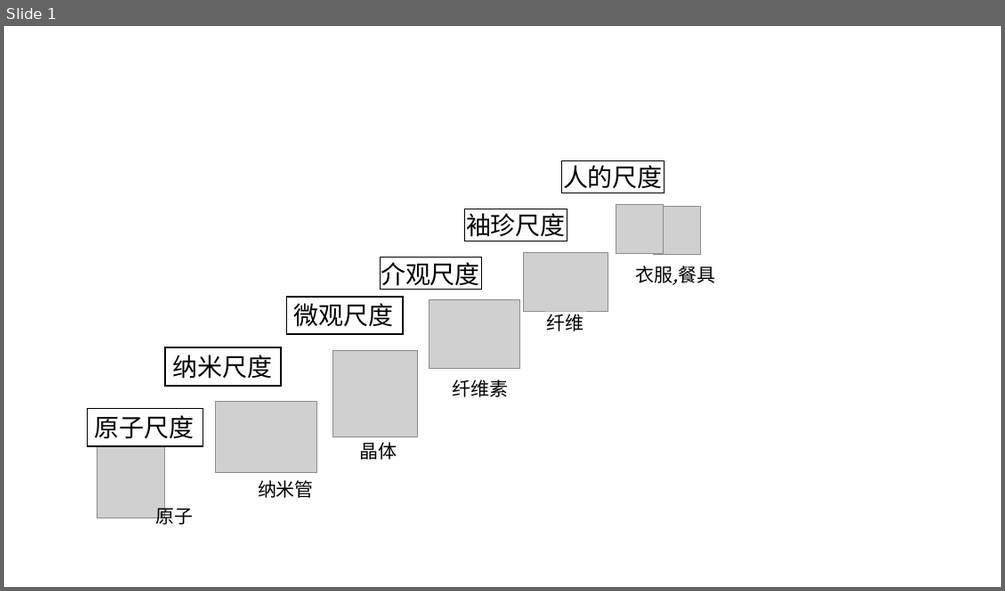
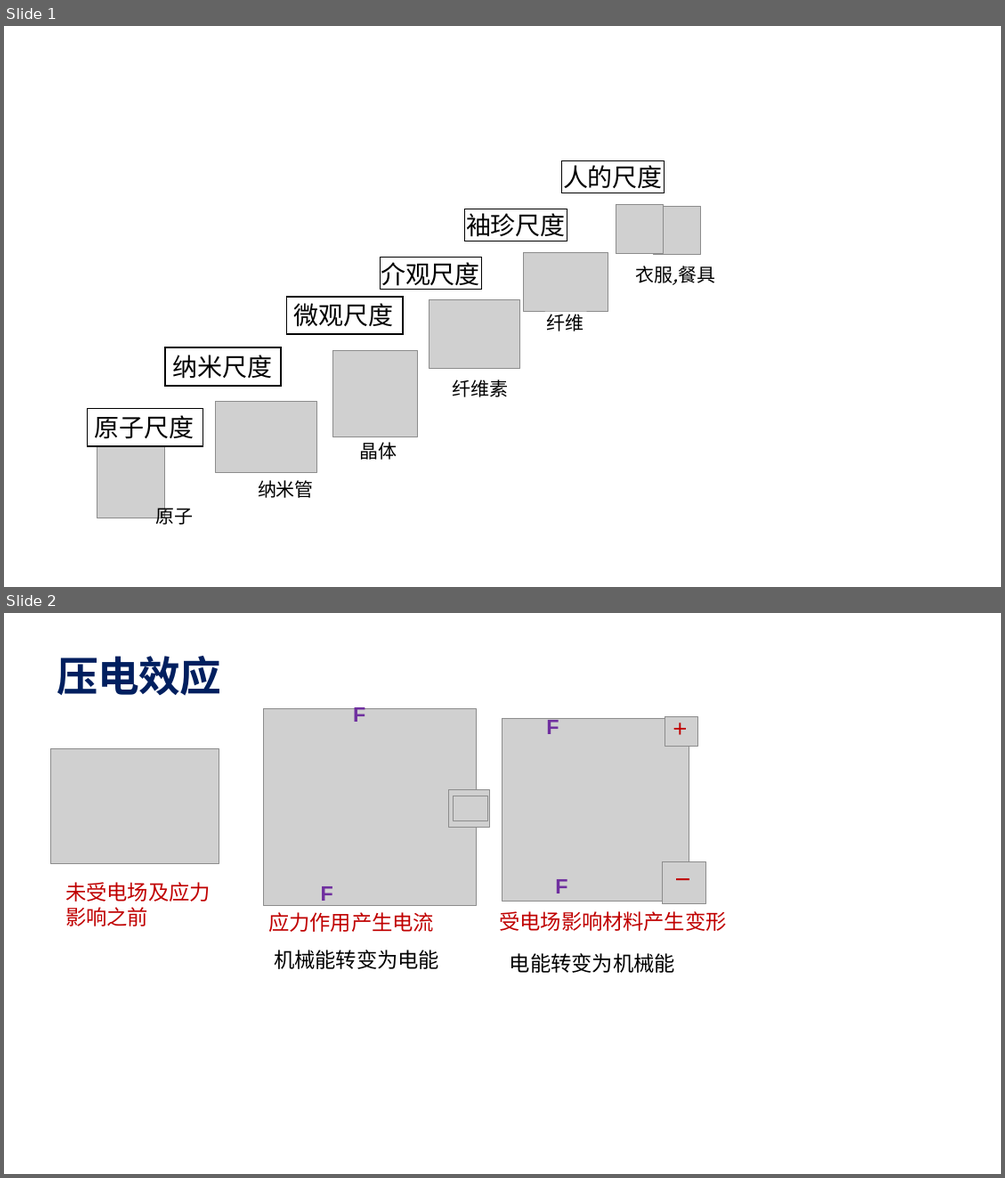
Before and after one commit to guofei9987/a, a slide deck: materials/材料学.pptx. Shown one above the other, each under a label of ours: slide 1 before the commit, slides 1 and 2 after it. The pictures are 1005x591 and 1005x1178 pixels, drawn with LibreOffice and Linux fonts; fonts in the diff are those of the drawing; grey boxes stand for pictures. Boxes give left, top, right and bottom in pixels: in the first picture for what was removed or moved away, otherwise in the second. Text is boxed around its words. In the diff, an @@ line names an element or a change of style, - is before the commit and + after.

```diff
--- a/materials/材料学.pptx
+++ b/materials/材料学.pptx
@@ slide 2 added at [4,613,1001,1174], background #FFFFFF @@
@@ text added at [57,656,221,696], 40 pt, text #001F5F, bold @@
+压电效应
@@ picture added at [264,709,477,906] @@
@@ text added at [353,705,365,722], 20 pt, text #6F2F9F, bold @@
+F
@@ picture added at [502,718,689,900] @@
@@ text added at [546,717,558,734], 20 pt, text #6F2F9F, bold @@
+F
@@ picture added at [665,717,698,747] @@
@@ text added at [672,718,690,739], 16 pt, text #C00000, bold @@
+＋
@@ picture added at [50,749,218,863] @@
@@ picture added at [449,789,489,827] @@
@@ picture added at [453,796,487,821] @@
@@ text added at [555,879,567,893], 20 pt, text #6F2F9F, bold @@
+F
@@ picture added at [662,861,706,903] @@
@@ text added at [672,868,694,892], 18 pt, text #C00000, bold @@
+－
@@ text added at [65,882,210,926], 20 pt, text #C00000 @@
+未受电场及应力
+影响之前
@@ text added at [268,886,439,969], 20 pt, text #C00000 @@
+F
+应力作用产生电流
+机械能转变为电能
@@ text added at [500,911,727,931], 20 pt, text #C00000 @@
+受电场影响材料产生变形
@@ text added at [510,953,675,973], 20 pt, text #000000 @@
+电能转变为机械能
```
Also in this commit, not shown: 1 other slide added, 2 slides removed, 2 other files.
